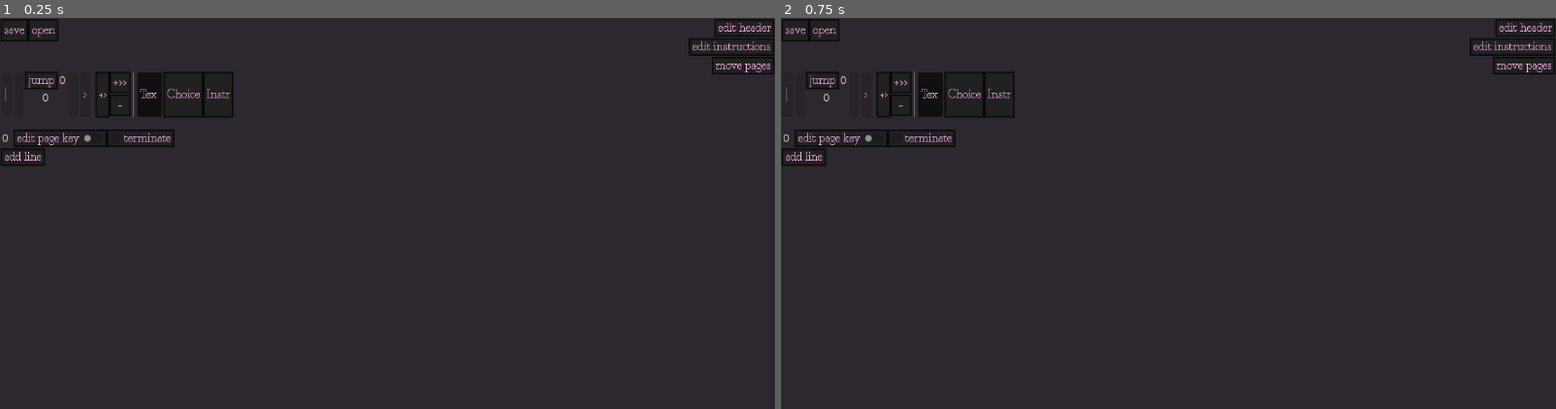
Above: before the commit, frames 1-2 (left to right).
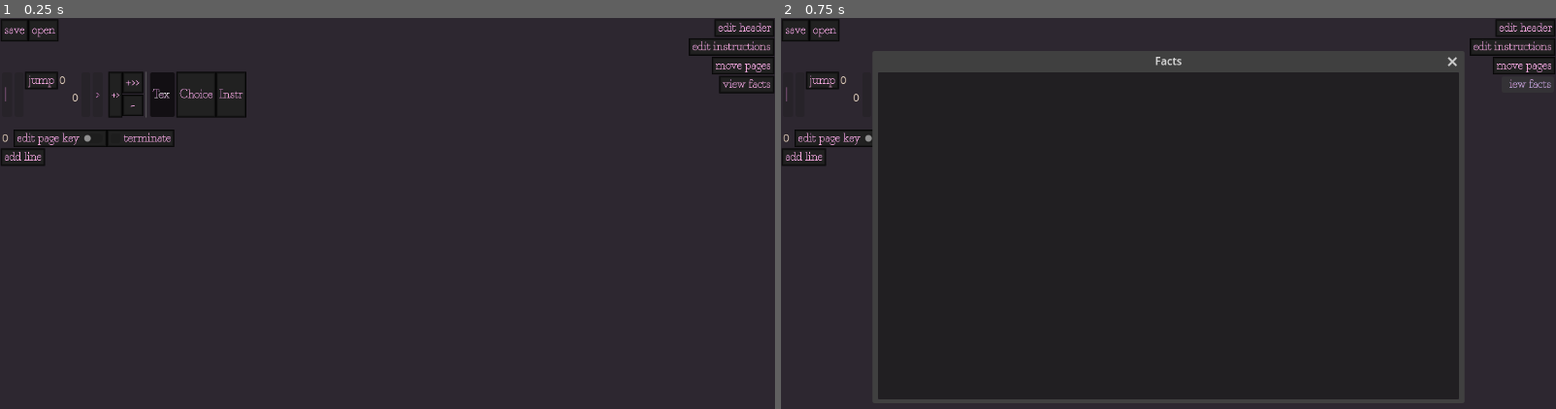
Above: after the commit, the same moments.

Repository: SnekOfSpice/dialog-editor
Game: Godot game, scene res://src/editor.tscn
Two runs of this game, one before a commit and one after it. Both use one fixed random seed, a clock stepped at 60 frames per second and the inputs below.
Inputs (mouse positions are in pixels of both pictures, inside the frame that each line leads up to):
- Up to frame 1 (0.25 s): no input
- Up to frame 2 (0.75 s): click (1525, 84) at 0.5 s, where only the run after the commit has a clickable "view facts"

The runs differ from the first frame. In frame 1, 0.6% of the frame differs, in the area x 5-100%, y 13-26%; in frame 2, 6.3%, in the area x 5-100%, y 8-99%.

Commit message:
add facts

Diff:
--- a/autoload/pages.gd
+++ b/autoload/pages.gd
@@ -14,6 +14,8 @@
 	},
 ]
 
+
+var facts := []
 
 # TODO: code highlighting
 # true / false take precedent
@@ -288,3 +290,13 @@
 			transformed[j] = new_schema[j]
 
 	return transformed
+
+
+func register_facts():
+	for page in page_data.values():
+		for line in page.get("lines", []):
+			for fact in line.get("facts", {}).keys():
+				if not facts.has(fact):
+					facts.append(fact)
+
+	# step over every fact in page data and save its name
--- a/src/editor.gd
+++ b/src/editor.gd
@@ -26,6 +26,7 @@
 	find_child("FDOpen").size = get_window().size * 0.75
 	find_child("FDSave").size = get_window().size * 0.75
 	find_child("MovePagePopup").size = get_window().size * 0.75
+	find_child("FactsPopup").size = get_window().size * 0.75
 
 
 func load_page(number: int, initial_load:=false):
@@ -151,6 +152,7 @@
 		"head_defaults" : Pages.head_defaults,
 		"page_data" : Pages.page_data,
 		"instruction_templates": Pages.instruction_templates,
+		"facts": Pages.facts
 	}
 	file.store_string(JSON.stringify(data_to_save))
 	file.close()
@@ -173,8 +175,9 @@
 
 	Pages.page_data.clear()
 	Pages.page_data = int_data.duplicate()
-	Pages.head_defaults = data.get("head_defaults")
-	Pages.instruction_templates = data.get("instruction_templates")
+	Pages.head_defaults = data.get("head_defaults", [])
+	Pages.instruction_templates = data.get("instruction_templates", [])
+	Pages.facts = data.get("facts", [])
 
 	load_page(0, true)
 
@@ -228,3 +231,8 @@
 	current_page.save()
 	#load_page(current_page.number)
 	$MovePagePopup.popup()
+
+
+func _on_edit_facts_button_pressed() -> void:
+	current_page.save()
+	$FactsPopup.popup()
--- a/src/editor.tscn
+++ b/src/editor.tscn
@@ -7,6 +7,7 @@
 [ext_resource type="PackedScene" uid="uid://cp0ob2ul8hv0n" path="res://src/header_popup.tscn" id="5_k116e"]
 [ext_resource type="PackedScene" uid="uid://csyhxfuwxrtah" path="res://src/instruction_popup.tscn" id="6_m88mr"]
 [ext_resource type="PackedScene" uid="uid://d4nhcwdgxbrlm" path="res://src/move_page_popup.tscn" id="7_w8mdv"]
+[ext_resource type="PackedScene" uid="uid://c1kjr8wvf4qtt" path="res://src/facts_popup.tscn" id="8_3kqv2"]
 
 [sub_resource type="StyleBoxFlat" id="StyleBoxFlat_1frgx"]
 bg_color = Color(0.984314, 0.882353, 0.960784, 0.254902)
@@ -94,6 +95,13 @@
 text = "move pages"
 alignment = 2
 
+[node name="EditFactsButton" type="Button" parent="Core/MarginContainer2/VBoxContainer"]
+layout_mode = 2
+size_flags_horizontal = 8
+focus_mode = 0
+text = "view facts"
+alignment = 2
+
 [node name="PageControl" type="HBoxContainer" parent="Core"]
 layout_mode = 2
 offset_top = 78.0
@@ -143,6 +151,7 @@
 layout_mode = 2
 
 [node name="HBoxContainer" type="HBoxContainer" parent="Core/PageControl/PageNav/PanelContainer/HBoxContainer/PageCount"]
+custom_minimum_size = Vector2(78.12, 0)
 layout_mode = 2
 
 [node name="ChangePageButton" type="Button" parent="Core/PageControl/PageNav/PanelContainer/HBoxContainer/PageCount/HBoxContainer"]
@@ -163,7 +172,7 @@
 [node name="PageCountMax" type="Label" parent="Core/PageControl/PageNav/PanelContainer/HBoxContainer/PageCount"]
 layout_mode = 2
 text = "200"
-horizontal_alignment = 1
+horizontal_alignment = 2
 
 [node name="Next" type="Button" parent="Core/PageControl/PageNav/PanelContainer/HBoxContainer"]
 layout_mode = 2
@@ -272,11 +281,15 @@
 size = Vector2i(300, 270)
 visible = false
 
+[node name="FactsPopup" parent="." instance=ExtResource("8_3kqv2")]
+visible = false
+
 [connection signal="pressed" from="Core/FileControl/MarginContainer/HBoxContainer/SaveButton" to="." method="_on_save_button_pressed"]
 [connection signal="pressed" from="Core/FileControl/MarginContainer/HBoxContainer/OpenButton" to="." method="_on_open_button_pressed"]
 [connection signal="pressed" from="Core/MarginContainer2/VBoxContainer/EditHeaderButton" to="." method="_on_edit_header_button_pressed"]
 [connection signal="pressed" from="Core/MarginContainer2/VBoxContainer/EditInstructionButton" to="." method="_on_edit_instruction_button_pressed"]
 [connection signal="pressed" from="Core/MarginContainer2/VBoxContainer/MovePagesButton" to="." method="_on_move_pages_button_pressed"]
+[connection signal="pressed" from="Core/MarginContainer2/VBoxContainer/EditFactsButton" to="." method="_on_edit_facts_button_pressed"]
 [connection signal="pressed" from="Core/PageControl/PageNav/PanelContainer/HBoxContainer/LastVisited" to="." method="_on_last_visited_pressed"]
 [connection signal="pressed" from="Core/PageControl/PageNav/PanelContainer/HBoxContainer/NextVisited" to="." method="_on_next_visited_pressed"]
 [connection signal="pressed" from="Core/PageControl/PageNav/PanelContainer/HBoxContainer/First" to="." method="_on_first_pressed"]
--- /dev/null
+++ b/src/fact_item.gd
@@ -0,0 +1,34 @@
+extends Control
+
+
+var fact_name := ""
+
+func _ready() -> void:
+	find_child("RegisterContainer").visible = false
+
+func set_fact(fact_name: String, default_value: bool):
+	self.fact_name = fact_name
+	find_child("FactName").text = fact_name
+	find_child("FactValue").button_pressed = default_value
+	_on_fact_name_text_changed(fact_name)
+
+func get_fact_value():
+	return find_child("FactValue").button_pressed
+
+func get_fact_name():
+	return find_child("FactName").text
+
+func _on_fact_name_text_changed(new_text: String) -> void:
+	printt(new_text, Pages.facts.has(new_text))
+	find_child("RegisterContainer").visible = not Pages.facts.has(new_text)
+	if find_child("RegisterContainer").visible:
+		find_child("RegisterLabel").text = str(
+			"Fact \"",
+			new_text,
+			"\" isn't registered in global scope. Would you like to register it?"
+		)
+
+
+func _on_register_button_pressed() -> void:
+	Pages.facts.append(find_child("FactName").text)
+	find_child("RegisterContainer").visible = false
--- /dev/null
+++ b/src/fact_item.tscn
@@ -0,0 +1,53 @@
+[gd_scene load_steps=2 format=3 uid="uid://bhjckv7pd2eri"]
+
+[ext_resource type="Script" path="res://src/fact_item.gd" id="1_kk40s"]
+
+[node name="VBoxContainer" type="VBoxContainer"]
+anchors_preset = 10
+anchor_right = 1.0
+offset_bottom = 35.0
+grow_horizontal = 2
+size_flags_horizontal = 3
+script = ExtResource("1_kk40s")
+
+[node name="FactItem" type="HBoxContainer" parent="."]
+layout_mode = 2
+size_flags_vertical = 2
+
+[node name="HBoxContainer" type="HBoxContainer" parent="FactItem"]
+layout_mode = 2
+
+[node name="FactValue" type="CheckBox" parent="FactItem/HBoxContainer"]
+layout_mode = 2
+size_flags_horizontal = 2
+size_flags_vertical = 8
+
+[node name="FactName" type="LineEdit" parent="FactItem/HBoxContainer"]
+layout_mode = 2
+size_flags_horizontal = 2
+placeholder_text = "fact name"
+expand_to_text_length = true
+
+[node name="DeleteButton" type="Button" parent="FactItem"]
+layout_mode = 2
+size_flags_horizontal = 10
+size_flags_vertical = 8
+text = "x"
+
+[node name="RegisterContainer" type="HBoxContainer" parent="."]
+layout_mode = 2
+
+[node name="RegisterLabel" type="RichTextLabel" parent="RegisterContainer"]
+custom_minimum_size = Vector2(217.87, 0)
+layout_mode = 2
+text = "Fact \"\" isn't registered in global scope. Would you like to register it?"
+fit_content = true
+
+[node name="RegisterButton" type="Button" parent="RegisterContainer"]
+layout_mode = 2
+size_flags_horizontal = 0
+size_flags_vertical = 4
+text = "register"
+
+[connection signal="text_changed" from="FactItem/HBoxContainer/FactName" to="." method="_on_fact_name_text_changed"]
+[connection signal="pressed" from="RegisterContainer/RegisterButton" to="." method="_on_register_button_pressed"]
--- /dev/null
+++ b/src/facts.gd
@@ -0,0 +1,20 @@
+extends MarginContainer
+
+
+func serialize() -> Dictionary:
+	var result := {}
+	for fact in find_child("FactsContainer").get_children():
+		result[fact.get_fact_name()] = fact.get_fact_value()
+	return result
+
+func deserialize(data: Dictionary):
+	for fact_name in data.keys():
+		add_fact(fact_name, data.get(fact_name))
+
+func add_fact(fact_name: String, fact_value: bool):
+	var f = preload("res://src/fact_item.tscn").instantiate()
+	find_child("FactsContainer").add_child(f)
+	f.set_fact(fact_name, fact_value)
+
+func _on_add_fact_button_pressed() -> void:
+	add_fact(str("newfact", Pages.facts.size()), true)
--- /dev/null
+++ b/src/facts.tscn
@@ -0,0 +1,22 @@
+[gd_scene load_steps=2 format=3 uid="uid://bgvfjindfxypf"]
+
+[ext_resource type="Script" path="res://src/facts.gd" id="1_7jlfu"]
+
+[node name="Facts" type="MarginContainer"]
+custom_minimum_size = Vector2(183.315, 0)
+script = ExtResource("1_7jlfu")
+
+[node name="VBox" type="VBoxContainer" parent="."]
+layout_mode = 2
+
+[node name="Controls" type="HBoxContainer" parent="VBox"]
+layout_mode = 2
+
+[node name="AddFactButton" type="Button" parent="VBox/Controls"]
+layout_mode = 2
+text = "Add Fact"
+
+[node name="FactsContainer" type="VBoxContainer" parent="VBox"]
+layout_mode = 2
+
+[connection signal="pressed" from="VBox/Controls/AddFactButton" to="." method="_on_add_fact_button_pressed"]
--- /dev/null
+++ b/src/facts_popup.gd
@@ -0,0 +1,15 @@
+extends Window
+
+#
+func fill():
+	find_child("Facts").clear()
+	for fact in Pages.facts:
+		find_child("Facts").add_item(fact)
+
+#
+func _on_about_to_popup() -> void:
+	fill()
+#
+#
+func _on_close_requested() -> void:
+	hide()
--- /dev/null
+++ b/src/facts_popup.tscn
@@ -0,0 +1,25 @@
+[gd_scene load_steps=2 format=3 uid="uid://c1kjr8wvf4qtt"]
+
+[ext_resource type="Script" path="res://src/facts_popup.gd" id="1_ohmwo"]
+
+[node name="FactsPopup" type="Window"]
+title = "Facts"
+initial_position = 2
+size = Vector2i(446, 100)
+wrap_controls = true
+exclusive = true
+script = ExtResource("1_ohmwo")
+
+[node name="VBoxContainer" type="VBoxContainer" parent="."]
+anchors_preset = 15
+anchor_right = 1.0
+anchor_bottom = 1.0
+grow_horizontal = 2
+grow_vertical = 2
+
+[node name="Facts" type="ItemList" parent="VBoxContainer"]
+layout_mode = 2
+size_flags_vertical = 3
+
+[connection signal="about_to_popup" from="." to="." method="_on_about_to_popup"]
+[connection signal="close_requested" from="." to="." method="_on_close_requested"]
--- a/src/line.gd
+++ b/src/line.gd
@@ -11,6 +11,7 @@
 func _ready() -> void:
 	set_line_type(Data.of("editor.selected_line_type"))
 	set_head_editable(false)
+	find_child("Facts").visible = false
 
 func set_line_type(value: int):
 	line_type = value
@@ -34,6 +35,7 @@
 
 	data["line_type"] = line_type
 	data["header"] = find_child("Header").serialize()
+	data["facts"] = find_child("Facts").serialize()
 
 	# content match
 	match line_type:
@@ -52,6 +54,7 @@
 
 	# header
 	find_child("Header").deserialize(data.get("header"))
+	find_child("Facts").deserialize(data.get("facts", {}))
 
 	# content (based on line type)
 	match line_type:
@@ -81,3 +84,10 @@
 
 func _on_move_down_pressed() -> void:
 	move(1)
+
+
+
+
+
+func _on_facts_visibility_toggle_toggled(button_pressed: bool) -> void:
+	find_child("Facts").visible = button_pressed
--- a/src/line.tscn
+++ b/src/line.tscn
@@ -1,7 +1,8 @@
-[gd_scene load_steps=6 format=3 uid="uid://b53i8f73mqi3r"]
+[gd_scene load_steps=7 format=3 uid="uid://b53i8f73mqi3r"]
 
 [ext_resource type="Script" path="res://src/line.gd" id="1_6i1bg"]
 [ext_resource type="PackedScene" uid="uid://c23v82ojiuvbs" path="res://src/header.tscn" id="2_qs17t"]
+[ext_resource type="PackedScene" uid="uid://bgvfjindfxypf" path="res://src/facts.tscn" id="3_01wq6"]
 [ext_resource type="PackedScene" uid="uid://btcdvjuk2ku18" path="res://src/choice_container.tscn" id="3_jjtdq"]
 [ext_resource type="PackedScene" uid="uid://c7k2h1p5qalaa" path="res://src/text_content.tscn" id="3_ty44c"]
 [ext_resource type="PackedScene" uid="uid://co4e6yj2ed45f" path="res://src/instruction_container.tscn" id="4_phdce"]
@@ -30,20 +31,40 @@
 focus_mode = 0
 text = "v"
 
-[node name="HeaderContainer" type="HBoxContainer" parent="Controls"]
+[node name="VBoxContainer2" type="VBoxContainer" parent="Controls"]
 layout_mode = 2
 
-[node name="HeadVisibilityToggle" type="CheckButton" parent="Controls/HeaderContainer"]
+[node name="HeadVisibilityToggle" type="CheckButton" parent="Controls/VBoxContainer2"]
+layout_mode = 2
+size_flags_horizontal = 0
+size_flags_vertical = 0
+focus_mode = 0
+text = "header"
+
+[node name="HBoxContainer" type="HBoxContainer" parent="Controls/VBoxContainer2"]
+layout_mode = 2
+
+[node name="FactsVisibilityToggle" type="CheckButton" parent="Controls/VBoxContainer2/HBoxContainer"]
 layout_mode = 2
 size_flags_vertical = 0
 focus_mode = 0
-text = "header"
+text = "facts"
+
+[node name="ConditionalsVisibilityToggle" type="CheckButton" parent="Controls/VBoxContainer2/HBoxContainer"]
+layout_mode = 2
+size_flags_vertical = 0
+focus_mode = 0
+text = "conditionals"
+
+[node name="HeaderContainer" type="HBoxContainer" parent="Controls"]
+layout_mode = 2
 
 [node name="Header" parent="Controls/HeaderContainer" instance=ExtResource("2_qs17t")]
 layout_mode = 2
 
 [node name="HeaderShort" type="Label" parent="Controls/HeaderContainer"]
 layout_mode = 2
+size_flags_vertical = 0
 
 [node name="MarginContainer" type="MarginContainer" parent="Controls"]
 layout_mode = 2
@@ -53,19 +74,28 @@
 layout_mode = 2
 text = "delete"
 
-[node name="Content" type="VBoxContainer" parent="."]
+[node name="HBoxContainer" type="HBoxContainer" parent="."]
 layout_mode = 2
 
-[node name="TextContent" parent="Content" instance=ExtResource("3_ty44c")]
+[node name="Facts" parent="HBoxContainer" instance=ExtResource("3_01wq6")]
 layout_mode = 2
 
-[node name="ChoiceContainer" parent="Content" instance=ExtResource("3_jjtdq")]
+[node name="Content" type="VBoxContainer" parent="HBoxContainer"]
+layout_mode = 2
+size_flags_horizontal = 3
+
+[node name="TextContent" parent="HBoxContainer/Content" instance=ExtResource("3_ty44c")]
 layout_mode = 2
 
-[node name="InstructionContainer" parent="Content" instance=ExtResource("4_phdce")]
+[node name="ChoiceContainer" parent="HBoxContainer/Content" instance=ExtResource("3_jjtdq")]
+layout_mode = 2
+
+[node name="InstructionContainer" parent="HBoxContainer/Content" instance=ExtResource("4_phdce")]
 layout_mode = 2
 
 [connection signal="pressed" from="Controls/VBoxContainer/MoveUp" to="." method="_on_move_up_pressed"]
 [connection signal="pressed" from="Controls/VBoxContainer/MoveDown" to="." method="_on_move_down_pressed"]
-[connection signal="toggled" from="Controls/HeaderContainer/HeadVisibilityToggle" to="." method="_on_head_visibility_toggle_toggled"]
+[connection signal="toggled" from="Controls/VBoxContainer2/HeadVisibilityToggle" to="." method="_on_head_visibility_toggle_toggled"]
+[connection signal="toggled" from="Controls/VBoxContainer2/HBoxContainer/FactsVisibilityToggle" to="." method="_on_facts_visibility_toggle_toggled"]
+[connection signal="toggled" from="Controls/VBoxContainer2/HBoxContainer/ConditionalsVisibilityToggle" to="." method="_on_facts_visibility_toggle_toggled"]
 [connection signal="pressed" from="Controls/MarginContainer/Delete" to="." method="_on_delete_pressed"]
--- a/src/move_page_popup.tscn
+++ b/src/move_page_popup.tscn
@@ -3,6 +3,7 @@
 [ext_resource type="Script" path="res://src/move_page_popup.gd" id="1_nrsai"]
 
 [node name="MovePagePopup" type="Window"]
+title = "Move Pages"
 initial_position = 2
 size = Vector2i(455, 100)
 wrap_controls = true
Not shown: 1 places in src/editor.tscn that only renumber resources
